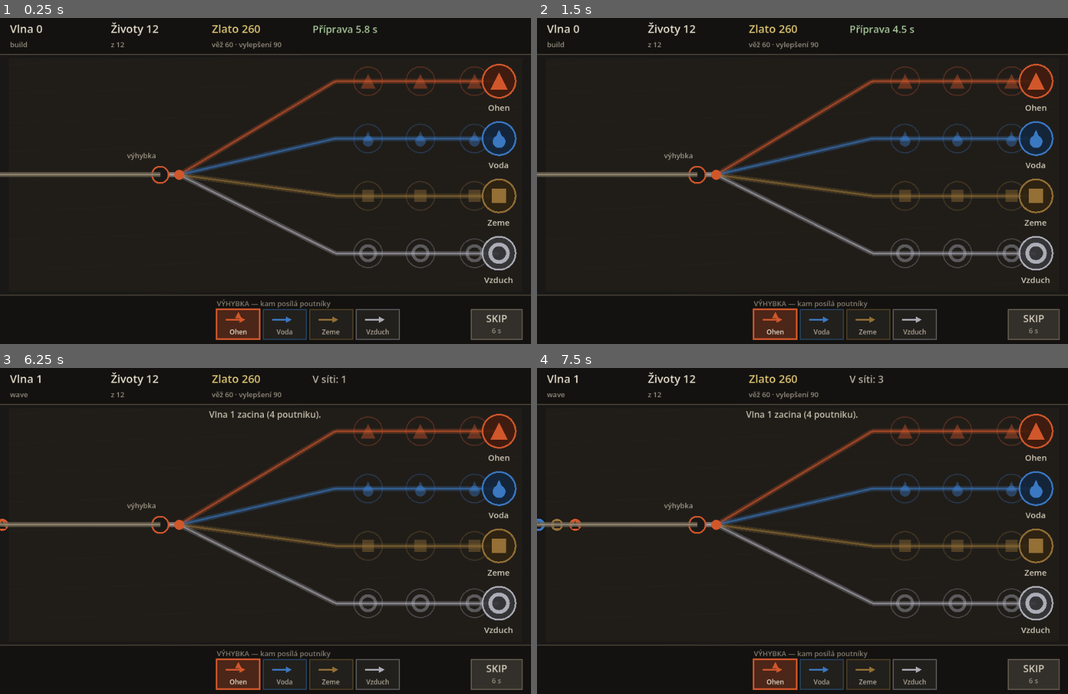
Above: before the commit, frames 1-4 (two rows, left to right).
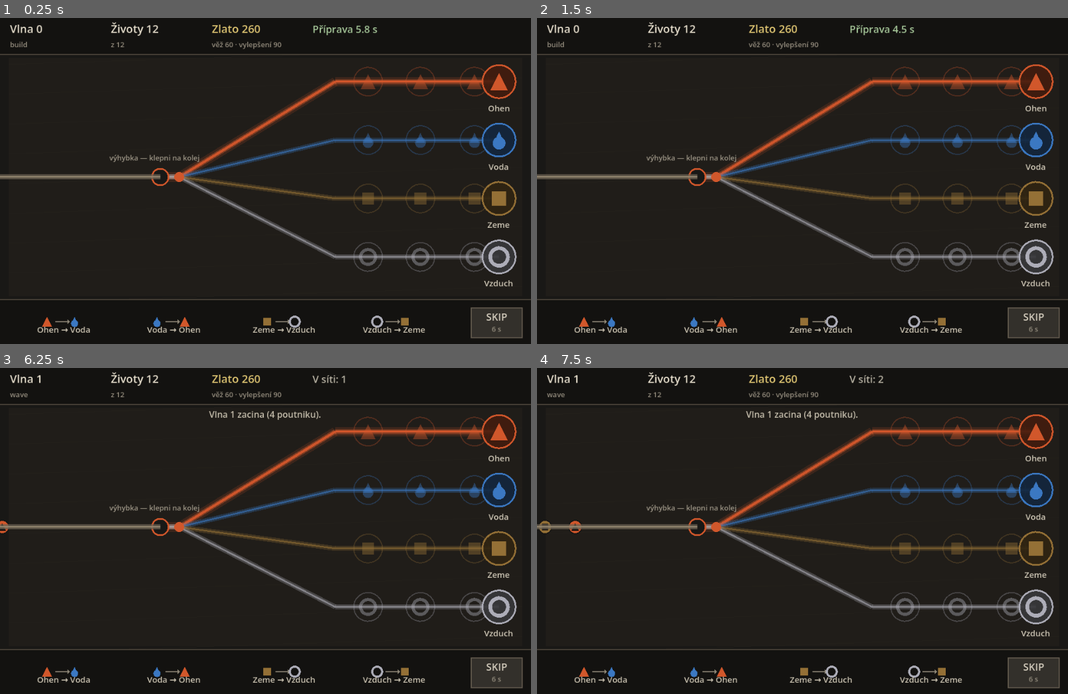
Above: after the commit, the same moments.

Repository: jankoznar94/dark-story
Game: Godot game, scene res://main.tscn
The game is run twice, just before and just after one commit, with the same random seed, the same clock (stepped at 60 frames per second) and the same inputs.
Inputs (mouse positions are in pixels of both pictures, inside the frame that each line leads up to):
- Up to frame 1 (0.25 s): no input
- Up to frame 2 (1.5 s): tap Enter at 0.5 s; move the mouse to (919, 164) at 0.52 s; click (919, 164) at 0.67 s; tap Space at 1.25 s; move the mouse to (696, 197) at 1.27 s; click (696, 197) at 1.42 s
- Up to frame 3 (6.25 s): tap Enter at 2, 3.5 s; move the mouse to (318, 456) at 2.02 s; click (318, 456) at 2.17 s; tap Space at 2.75, 5 s; move the mouse to (238, 596) at 2.77 s; click (238, 596) at 2.92 s; move the mouse to (424, 579) at 3.52 s; click (424, 579) at 3.67 s; move the mouse to (106, 482) at 4.27 s; click (106, 482) at 4.42 s; move the mouse to (292, 531) at 5.02 s; click (292, 531) at 5.17 s; move the mouse to (185, 446) at 5.77 s; click (185, 446) at 5.92 s
- Up to frame 4 (7.5 s): move the mouse to (919, 514) at 6.52 s; click (919, 514) at 6.67 s; move the mouse to (696, 547) at 7.27 s; click (696, 547) at 7.42 s

The runs differ from the first frame. In frame 1, 11% of the frame differs, in the area x 0-100%, y 14-99%; in frame 2, 11%; in frame 3, 11%; in frame 4, 11%, in the area x 0-100%, y 2-99%.

Commit message:
Zily: vyhybka se prepina klepnutim na kolej, vetsi rozestup poutniku, navod na protiklady

Diff:
--- a/scripts/game.gd
+++ b/scripts/game.gd
@@ -10,7 +10,11 @@
 const HP_GROWTH := 0.10
 const ENEMY_SPEED := 52.0
 const REWARD := 12
-const SPAWN_INTERVAL := 0.62
+# Rozestup poutniku. Hrac musi stihnout prepnout vyhybku PRO KAZDEHO
+# zvlast, takze dvě vyhybky (dva stisky) se musi vejit do mezery mezi
+# dvema poutniky. Pri 0.62 s to neslo - druhy uz byl na vyhybce, nez
+# hrac doklikal prvni. Test to hlida pres ENEMY_SPEED * SPAWN_INTERVAL.
+const SPAWN_INTERVAL := 1.05
 const BUILD_TIME := 6.0
 const WAVE_BONUS := 40
 
--- a/scripts/game_view.gd
+++ b/scripts/game_view.gd
@@ -132,19 +132,20 @@
 	if layout.skip_rect.has_point(pos):
 		game.run_for(6.0)
 		return
-	for i in range(Element.COUNT):
-		if layout.switch_button(i).has_point(pos):
-			game.set_switch(i)
-			return
+	# Misto na vez ma prednost: klepnuti na nej stavi, pripadne vylepsuje.
+	# Klepnuti kamkoli JINAM na kolej prepne vyhybku na tuhle kolej. Zadna
+	# tlacitka vyhybky nejsou - casem jich bude vic, nez se jich do pruhu
+	# vejde, a cesta je to, na co se stejne kouka.
 	var cell: Vector2i = game.net.nearest_slot(pos)
 	if cell.x >= 0:
-		# Kliknuti na vez ji vylepsi. Na prazdne misto se stavi VZDY zivel
-		# te koleje - jiny tam postavit nelze, pravidlo je v jadre hry.
 		if game.tower_at(cell.x, cell.y) != null:
 			game.try_upgrade(cell.x, cell.y)
 			return
 		game.try_build(cell.x, cell.y, game.build_element(cell.x))
 		return
+	var lane: int = game.net.lane_tap_at(pos, maxf(12.0, 20.0 * layout.s))
+	if lane >= 0:
+		game.set_switch(lane)
 
 
 func _say(text: String) -> void:
@@ -181,17 +182,34 @@
 
 func _draw_lanes() -> void:
 	var lw: float = maxf(2.0, 9.0 * layout.s)
+	var sel: int = game.switch_lane()
 	for lane in range(Network.LANES):
 		var col: Color = Element.color_of(lane)
 		var path: PackedVector2Array = game.net.lane_path[lane]
+		# VYBRANA KOLEJ JE SVETLEJSI, ALE PORAD SVOJI BARVY. Hrac tak vidi,
+		# kam poutniky posle, aniž by musel hadat, ktery zivel to je -
+		# barva ani runa se ne meni, meni se jen jas.
 		var faint := col
-		faint.a = 0.28
+		faint.a = 0.28 if lane != sel else 0.42
+		var bright := col
+		bright.a = 0.60 if lane != sel else 0.95
+		var core: float = maxf(1.0, 3.0 * layout.s) if lane != sel else maxf(1.0, 4.5 * layout.s)
+		if lane == sel:
+			var halo := col
+			halo.a = 0.16
+			for k in range(path.size() - 1):
+				draw_line(path[k], path[k + 1], halo, lw * 1.9)
 		for k in range(path.size() - 1):
 			draw_line(path[k], path[k + 1], faint, lw)
-		var bright := col
-		bright.a = 0.60
 		for k in range(path.size() - 1):
-			draw_line(path[k], path[k + 1], bright, maxf(1.0, 3.0 * layout.s))
+			draw_line(path[k], path[k + 1], bright, core)
+		if lane == sel:
+			# Vnejsi lem vybrane kolejnice - druha znacka krome jasu,
+			# aby "vybrano" fungovalo i bez rozliseni barevnych odstinu.
+			var rim := col
+			rim.a = 0.85
+			for k in range(path.size() - 1):
+				draw_line(path[k], path[k + 1], rim, maxf(1.0, 1.6 * layout.s))
 
 
 func _draw_trunk() -> void:
@@ -239,8 +257,8 @@
 	draw_circle(game.net.merge, 15.0 * layout.s, Color(0.10, 0.095, 0.085))
 	draw_arc(game.net.merge, 15.0 * layout.s, 0.0, TAU, 28, col, 3.0)
 	draw_circle(game.net.hub, 9.0 * layout.s, col)
-	_label(Vector2(game.net.merge.x - 60.0 * layout.s, game.net.merge.y - 30.0 * layout.s),
-		"výhybka", 13, Color(0.62, 0.59, 0.53))
+	_label(Vector2(game.net.merge.x - 92.0 * layout.s, game.net.merge.y - 30.0 * layout.s),
+		"výhybka — klepni na kolej", 13, Color(0.62, 0.59, 0.53))
 
 
 func _draw_shrines() -> void:
@@ -315,30 +333,7 @@
 	draw_rect(Rect2(0.0, layout.bar_y, layout.view.x, layout.bar_h), Color(0.075, 0.07, 0.065))
 	draw_line(Vector2(0.0, layout.bar_y), Vector2(layout.view.x, layout.bar_y),
 		Color(0.28, 0.25, 0.21), 2.0)
-	_label(Vector2(layout.switch_x, layout.bar_y + 20.0 * layout.s),
-		"VÝHYBKA — kam posílá poutníky", 13, Color(0.52, 0.49, 0.44))
-
-	# Ctyri tlacitka vyhybky. Vez stavi vzdy zivel te koleje, na kterou
-	# hrac klepne - zadny vyber druhu tu neni, protoze by nemel co delat.
-	for i in range(Element.COUNT):
-		var r: Rect2 = layout.switch_button(i)
-		var c: Color = Element.color_of(i)
-		var on: bool = i == game.switch_lane()
-		draw_rect(r, Color(c.r, c.g, c.b, 0.30) if on else Color(0.135, 0.125, 0.11))
-		draw_rect(r, c if on else Color(c.r, c.g, c.b, 0.40), false, 3.0 if on else 2.0)
-		var ay: float = r.position.y + r.size.y * 0.34
-		draw_line(Vector2(r.position.x + r.size.x * 0.20, ay),
-			Vector2(r.position.x + r.size.x * 0.52, ay), c, 3.0)
-		draw_colored_polygon(PackedVector2Array([
-			Vector2(r.position.x + r.size.x * 0.52, ay - 6.0 * layout.s),
-			Vector2(r.position.x + r.size.x * 0.66, ay),
-			Vector2(r.position.x + r.size.x * 0.52, ay + 6.0 * layout.s)]), c)
-		_draw_centered(Element.name_of(i), r, r.position.y + r.size.y * 0.84, 12,
-			Color(0.90, 0.87, 0.80) if on else Color(0.68, 0.65, 0.59))
-		# Na vybrane kole je videt runa stavene veze - protoze je to ta sama.
-		if on:
-			_glyph(i, Vector2(r.get_center().x, r.position.y + r.size.y * 0.18),
-				6.0 * layout.s, c)
+	_draw_legend()
 
 	draw_rect(layout.skip_rect, Color(0.20, 0.19, 0.17))
 	draw_rect(layout.skip_rect, Color(0.38, 0.35, 0.30), false, 2.0)
@@ -346,6 +341,35 @@
 		layout.skip_rect.position.y + layout.skip_rect.size.y * 0.44, 18, Color(0.85, 0.82, 0.76))
 	_draw_centered("6 s", layout.skip_rect,
 		layout.skip_rect.position.y + layout.skip_rect.size.y * 0.80, 13, Color(0.58, 0.55, 0.49))
+
+
+# NAVOD. Pruh po zruseni tlacitek vyhybky ukazuje cely cas, ktery poutnik
+# ma kam jit: u kazdeho zivlu je jeho runa, sipka a kolej, ktera ho zabije
+# (tedy kolej jeho protikladu). Hrac tak nemusi nic zkouset - presne vi,
+# kam koho poslat. Runa je u toho proto, ze barva nesmi byt jediny nosic.
+func _draw_legend() -> void:
+	var r: Rect2 = layout.legend
+	var y: float = r.position.y + r.size.y * 0.5
+	var col_w: float = r.size.x / float(Element.COUNT)
+	var run_r: float = minf(9.0 * layout.s, col_w * 0.11)
+	for e in range(Element.COUNT):
+		var x0: float = r.position.x + col_w * float(e)
+		var col: Color = Element.color_of(e)
+		var opp: int = Element.opposite_of(e)
+		var ocol: Color = Element.color_of(opp)
+		var cy: float = y - layout.ui * 5.0
+		var cx: float = x0 + col_w * 0.5 - run_r * 3.4
+		_glyph(e, Vector2(cx, cy), run_r, col)
+		var ax0: float = cx + run_r * 1.7
+		var ax1: float = ax0 + run_r * 2.4
+		draw_line(Vector2(ax0, cy), Vector2(ax1, cy), Color(0.55, 0.52, 0.46), 2.0)
+		draw_colored_polygon(PackedVector2Array([
+			Vector2(ax1 + 5.0, cy), Vector2(ax1, cy - 4.5), Vector2(ax1, cy + 4.5)]),
+			Color(0.55, 0.52, 0.46))
+		_glyph(opp, Vector2(ax1 + 5.0 + run_r * 0.9, cy), run_r, ocol)
+		_label(Vector2(x0 + col_w * 0.5, y + layout.ui * 15.0),
+			"%s → %s" % [Element.name_of(e), Element.name_of(opp)], 15,
+			Color(0.80, 0.77, 0.70), true, col_w)
 
 
 func _draw_centered(text: String, r: Rect2, baseline_y: float, size: int, col: Color) -> void:
--- a/scripts/network.gd
+++ b/scripts/network.gd
@@ -147,6 +147,37 @@
 	return best
 
 
+# KTERA KOLEJ JE POD PRSTEM. Klepnuti na kolej je jediny zpusob, jak
+# prepnout vyhybku - tlacitka nejsou, protoze casem bude vyhybek vic, nez
+# se jich do pruhu vejde. Vraci -1, kdyz je klepnuto mimo vsechny koleje.
+# `tol` je polovicni sirka pasu kolem linie: male prsty trefuji nepresne
+# a kolej je jen par pixelu sila.
+func lane_tap_at(world: Vector2, tol: float = 14.0) -> int:
+	# Nejnizsi vzdalenost k TRASE (ne k pasu), protoze kandidatu je malo.
+	var best := -1
+	var best_d: float = tol
+	for lane in range(lane_path.size()):
+		var d: float = _dist_to_path(lane, world)
+		if d < best_d:
+			best_d = d
+			best = lane
+	return best
+
+
+func _dist_to_path(lane: int, world: Vector2) -> float:
+	var path: PackedVector2Array = lane_path[lane]
+	var best: float = 1.0e9
+	for k in range(path.size() - 1):
+		var a: Vector2 = path[k]
+		var b: Vector2 = path[k + 1]
+		var ab: Vector2 = b - a
+		var t: float = 0.0
+		if ab.length_squared() > 0.000001:
+			t = clampf((world - a).dot(ab) / ab.length_squared(), 0.0, 1.0)
+		best = minf(best, world.distance_to(a + ab * t))
+	return best
+
+
 # Nejmensi vzdalenost mezi misty na vezech RŮZNÝCH kolejí. Testy tuhle
 # hodnotu kontroluji, aby se veze po zmene rozvrzeni nezacaly prekryvat.
 func min_cross_lane_slot_distance() -> float:
--- a/scripts/screen_layout.gd
+++ b/scripts/screen_layout.gd
@@ -11,19 +11,17 @@
 #          Kruh musi zustat kruhem, proto se nikdy neroztahuje pres osy.
 #   `ui` - meritko OVLADANI A PISMA. Drzi se dotykoveho minima pro prst.
 #
-# Devet tlacitek v jednom pruhu je na uzky displej hodne, takze sirka
-# tlacitka se zmensuje NEZAVISLE na vysce: radek se vzdycky vejde presne,
-# ale vyska zustava na dotykovem minimu. Kdyz se nevejde ani to, `narrow`
-# to prizná - hra se nerozbije, jen se to vi.
+# V ovladacim pruhu uz NEJSOU tlacitka vyhybky - prepina se kliknutim na
+# kolej, protoze casem bude vyhybek vic a radek tlacitek by prestal stacit.
+# Cely pruh je proto NAVOD: ktereho poutnika kam poslat. Zbyva v nem jen
+# SKIP, ktery je meritkem ui drzeny na dotykovem minimu.
 
 const REF_W := 960.0
 const REF_H := 600.0
 const HUD_H := 72.0
-const BAR_UNIT_H := 92.0
+const BAR_UNIT_H := 84.0
 const PAD := 16.0
-const BTN_W := 78.0
 const BTN_H := 54.0
-const BTN_STEP := 84.0
 const SKIP_W := 92.0
 const GAP := 40.0
 # Dotykove minimum pro prst. Pod tim se tlacitko neda spolehlive trefit.
@@ -32,18 +30,17 @@
 var view := Vector2(REF_W, REF_H)
 var s := 1.0
 var ui := 1.0
+# Priznani, ze je displej tak maly, ze se navod do pruhu nevejde cely.
 var narrow := false
 var hud_h := HUD_H
 var bar_h := BAR_UNIT_H
 var bar_y := REF_H - BAR_UNIT_H
 var arena := Rect2()
-var btn_w := BTN_W
 var btn_h := BTN_H
-var btn_step := BTN_STEP
-var btn_y := 0.0
-var element_x := 0.0
-var switch_x := 0.0
+var text_x := 0.0
 var skip_rect := Rect2()
+# Plocha pro ctyri dvojice run "poutnik -> kolej, ktera ho zabije".
+var legend := Rect2()
 
 
 func compute(v: Vector2) -> void:
@@ -61,41 +58,23 @@
 	arena = Rect2(PAD * s, hud_h + 6.0 * s,
 		maxf(40.0, v.x - 2.0 * PAD * s), maxf(40.0, bar_y - hud_h - 12.0 * s))
 
-	# --- radek tlacitek ---
-	# Nejdřív zjistime, kolik sirky zbude na osm tlacitek, kdyz se pocita
-	# i s okraji, mezerou mezi skupinami a tlacitkem SKIP. Z toho vyjde
-	# rozestup, a teprve z nej sirka tlacitka. Takhle se radek vejde VZDY,
-	# i kdyz se musi rozestup zmensit pod zakladni navrh.
-	var gap: float = GAP * ui
-	btn_step = (v.x - 2.0 * PAD * ui - gap - SKIP_W * ui) / 8.0
-	btn_step = minf(btn_step, BTN_STEP * ui)
-	btn_w = maxf(MIN_TOUCH * 0.5, btn_step - (BTN_STEP - BTN_W) * ui)
+	text_x = PAD * ui
 	btn_h = BTN_H * ui
-	narrow = btn_step < MIN_TOUCH
+	skip_rect = Rect2(v.x - PAD * ui - SKIP_W * ui,
+		bar_y + (BAR_UNIT_H - BTN_H) * 0.5 * ui, SKIP_W * ui, btn_h)
 
-	btn_y = bar_y + 26.0 * ui
-	element_x = PAD * ui
-	switch_x = element_x + 4.0 * btn_step + gap
-	skip_rect = Rect2(v.x - PAD * ui - SKIP_W * ui, btn_y, SKIP_W * ui, btn_h)
-
-
-func element_button(i: int) -> Rect2:
-	return Rect2(element_x + float(i) * btn_step, btn_y, btn_w, btn_h)
-
-
-func switch_button(i: int) -> Rect2:
-	return Rect2(switch_x + float(i) * btn_step, btn_y, btn_w, btn_h)
+	# Legenda protikladu: po zruseni tlacitek vyhybky je pruh cely volny,
+	# takze navod je videt PORAD - hrac nemusi nikam klikat, aby zjistil,
+	# ktery zivel kam poslat.
+	var lx: float = text_x
+	var lw: float = maxf(40.0, skip_rect.position.x - GAP * ui - lx)
+	legend = Rect2(lx, bar_y + 28.0 * ui, lw, 34.0 * ui)
+	narrow = lw < 330.0
 
 
 # Vsechny dotykove cile v jednom seznamu - testy na nem hledaji prekryvy.
 func all_buttons() -> Array:
-	var out: Array = []
-	for i in range(4):
-		out.append(element_button(i))
-	for i in range(4):
-		out.append(switch_button(i))
-	out.append(skip_rect)
-	return out
+	return [skip_rect]
 
 
 # Testy na nem hledaji prekryvy tlacitek s vežemi v herni plose.
--- a/tools/test_core.gd
+++ b/tools/test_core.gd
@@ -14,6 +14,8 @@
 	_test_opposite_lane_kills()
 	_test_build_rule()
 	_test_switch_routes_enemy()
+	_test_lane_tap_switches()
+	_test_spawn_gap_is_swattable()
 	_test_pile_up_loses()
 	_test_economy()
 	_test_wave_flow()
@@ -215,6 +217,43 @@
 	g.run_for(6.0)
 	_ok(e.on_lane(), "po projetí vyhybkou je na koleji")
 	_ok(e.lane == 3, "a to na te, ktera byla nastavena PRED vjezdem (lane=%d)" % e.lane)
+
+
+# Klepnuti na kolej je jediny zpusob prepnuti vyhybky. Testuje se CELA
+# matice: pro kazdou kolej se klepne na jeji trasu a vyhybka se musi
+# preklopit PRAVE na ni. Jinak by stacilo, aby se trefovala jen jedna.
+func _test_lane_tap_switches() -> void:
+	for lane in range(Network.LANES):
+		var g := _fresh()
+		g.auto_wave = false
+		# klepni doprostred rovneho useku te kolejе, ne na svatyne ani na
+		# vyhybku - presne tam hrac miri prstem.
+		var p: Vector2 = g.net.point_at(lane, g.net.lane_len[lane] * 0.55)
+		var hit: int = g.net.lane_tap_at(p, 14.0)
+		_ok(hit == lane, "klepnuti na kolej %d ji vybere (hit=%d)" % [lane, hit])
+		g.set_switch(hit)
+		_ok(g.switch_lane() == lane, "a vyhybka je na koleji %d" % lane)
+	# klepnuti mimo vsechny koleje nic nevybere - jinak by se vyhybka
+	# prela nahodne pri klepnuti do prazdneho mista
+	var g2 := _fresh()
+	g2.auto_wave = false
+	var far: Vector2 = Vector2(g2.net.area.end.x - 4.0, g2.net.area.end.y - 4.0)
+	_ok(g2.net.lane_tap_at(far, 4.0) == -1, "klepnuti do prazdna nevybere kolej")
+
+
+# ROZESTUP POUTNIKU. Hrac prepina vyhybku PRO KAZDEHO poutnika zvlast, takze
+# mezi dvema poutniky se musi vejit aspon dve klepnuti. Kdyz je mezera
+# kratsi nez cas na dve klepnuti, hra je nehratelna bez ohledu na to, jak
+# dobre vypada - presne to se stalo pri rozestupu 0.62 s.
+func _test_spawn_gap_is_swattable() -> void:
+	var gap: float = Game.SPAWN_INTERVAL
+	var room: float = Game.ENEMY_SPEED * gap
+	# Dve klepnuti, kazde asi 0.2 s i s rozhodnutim: 52 px/s * 0.4 s.
+	var need: float = 40.0
+	_ok(room > need,
+		"mezera mezi poutniky staci na dve klepnuti (%.0f px, potreba %.0f)" % [room, need])
+	# a nesmi to byt prehnane - jinak by se jich na kolejich hromadilo malo
+	_ok(room < 140.0, "a rozestup neni prehnane velky (%.0f px)" % room)
 
 
 # --------------------------------------------------------------- 6 hromadeni
--- a/tools/test_layout.gd
+++ b/tools/test_layout.gd
@@ -133,6 +133,14 @@
 			name, min_cross, g.net.tower_r * 2.0])
 
 	# --- a hra na tom rozliseni musi porad fungovat ---
+	# Klepnuti na kolej je jedina interakce, kterou hrac prepina vyhybku.
+	# Musi trefit PRAVE tu kolej na kazdem rozliseni - na malem displeji
+	# jsou koleje bliz u sebe, takze se to muze rozbit prave tam.
+	for lane in range(Network.LANES):
+		var tap: Vector2 = g.net.point_at(lane, g.net.lane_len[lane] * 0.7)
+		var hit: int = g.net.lane_tap_at(tap, maxf(10.0, 16.0 * lay.s))
+		_ok(hit == lane,
+			"%s: klepnuti na kolej %d ji vybere (hit=%d)" % [name, lane, hit])
 	# Kazdy zivel umre na sve protikladne koleji - a vez na te koleji
 	# musi byt prave ten protikladny zivel (pravidlo staveni).
 	var target_el: int = Element.opposite_of(Element.FIRE)
